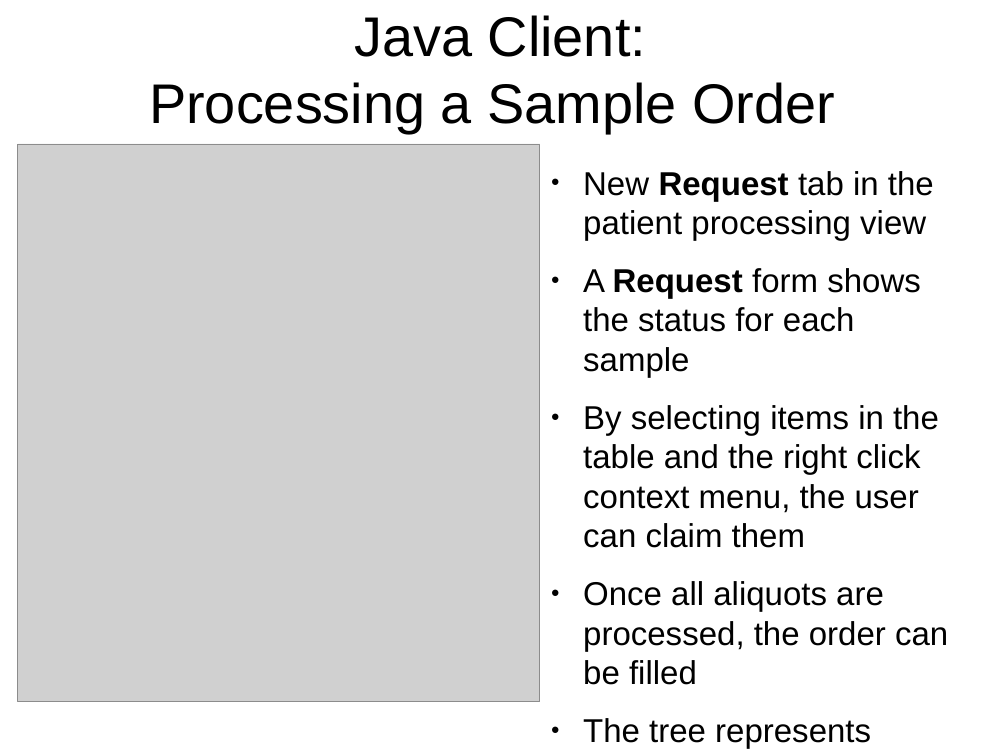
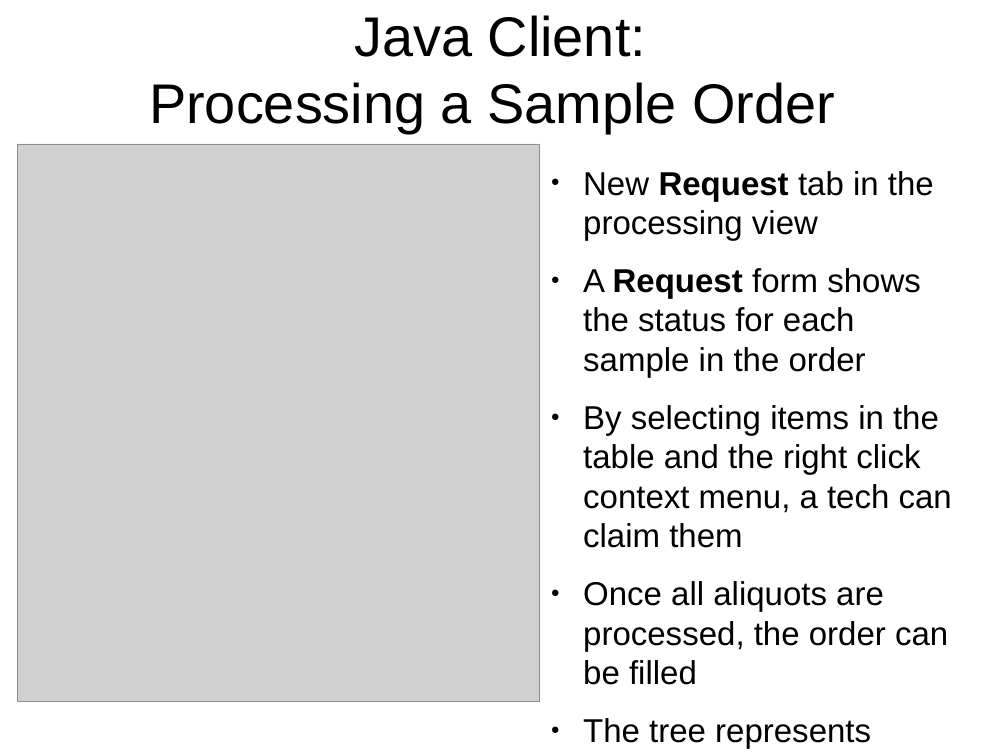
Before and after one commit to CBSR-Biobank/biobank, a slide deck: slide 8 of docs/sampleRequestFlowcharts.odp. Drawn at 1008x756 pixels with LibreOffice and Linux fonts; fonts in the diff are those of the drawing; grey boxes stand for pictures. Boxes give left, top, right and bottom in pixels: in the first picture for what was removed or moved away, otherwise in the second. Text is boxed around its words. In the diff, an @@ line names an element or a change of style, - is before the commit and + after.

Commit message:
changes to sample request flowcharts document

```diff
--- a/docs/sampleRequestFlowcharts.odp
+++ b/docs/sampleRequestFlowcharts.odp
@@ text at (583, 171, 952, 548): text changed @@
-● New Request tab in the patient processing view
-● A Request form shows the status for each sample
-● By selecting items in the table and the right click context menu, the user can claim them
+● New Request tab in the processing view
+● A Request form shows the status for each sample in the order
+● By selecting items in the table and the right click context menu, a tech can claim them
```
Also in this commit, not shown: 1 other slide changed.
